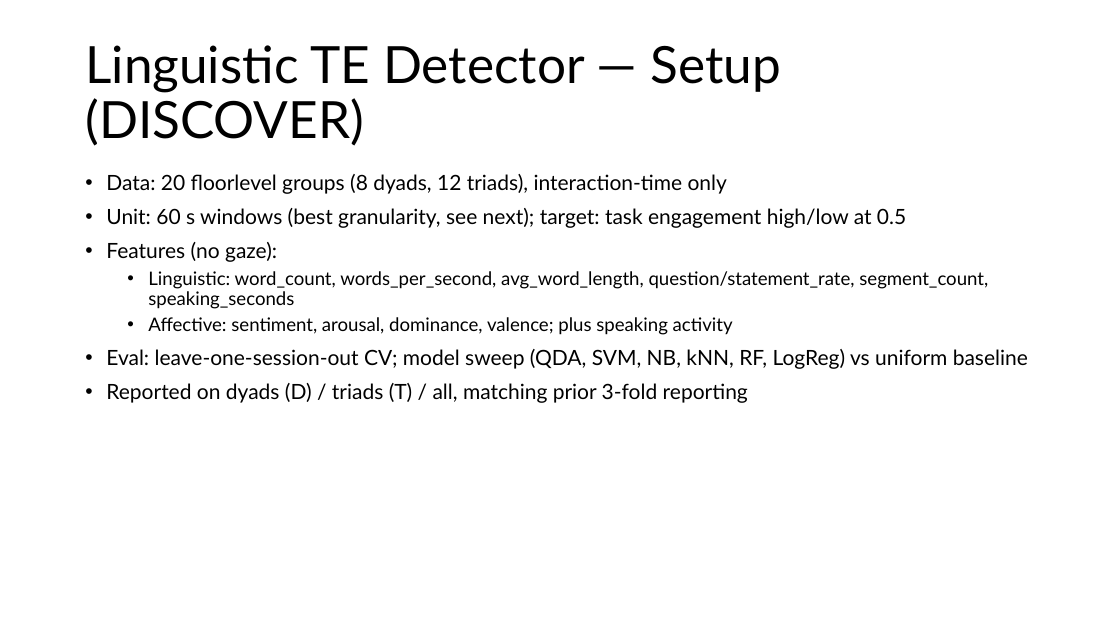
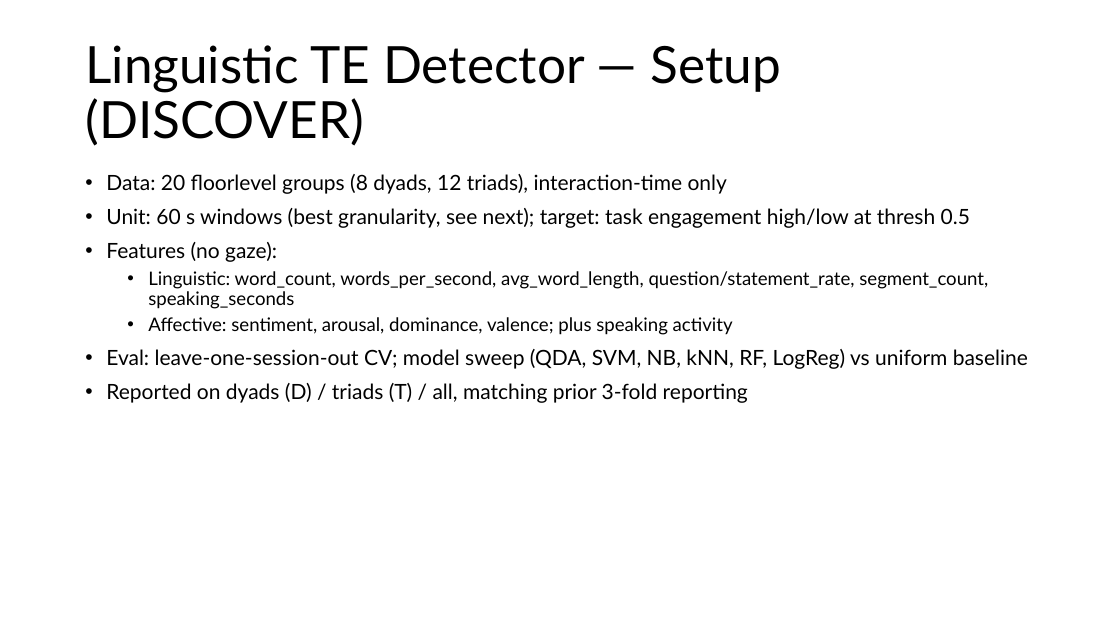
Before and after one commit to carlotes247/vilearn_ml, a slide deck: slide 10 of discover/2026_March_ViLearn_Planning.pptx. Drawn at 1120x630 pixels with LibreOffice and Linux fonts; fonts in the diff are those of the drawing. Boxes give left, top, right and bottom in pixels: in the first picture for what was removed or moved away, otherwise in the second. Text is boxed around its words. In the diff, an @@ line names an element or a change of style, - is before the commit and + after.

```diff
--- a/discover/2026_March_ViLearn_Planning.pptx
+++ b/discover/2026_March_ViLearn_Planning.pptx
@@ text at [106, 208, 970, 228]: text changed @@
-• Unit: 60 s windows (best granularity, see next); target: task engagement high/low at 0.5
+• Unit: 60 s windows (best granularity, see next); target: task engagement high/low at thresh 0.5
```
Also in this commit, not shown: 7 other slides changed.
